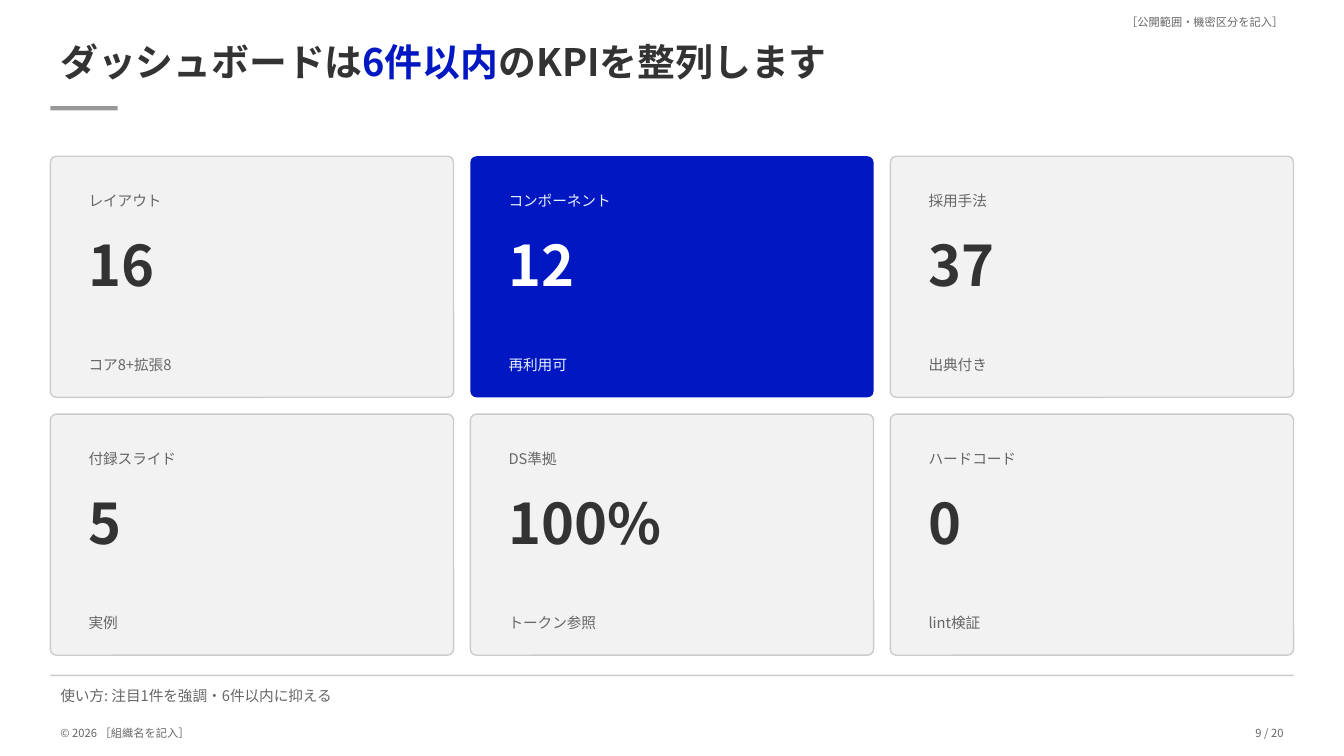
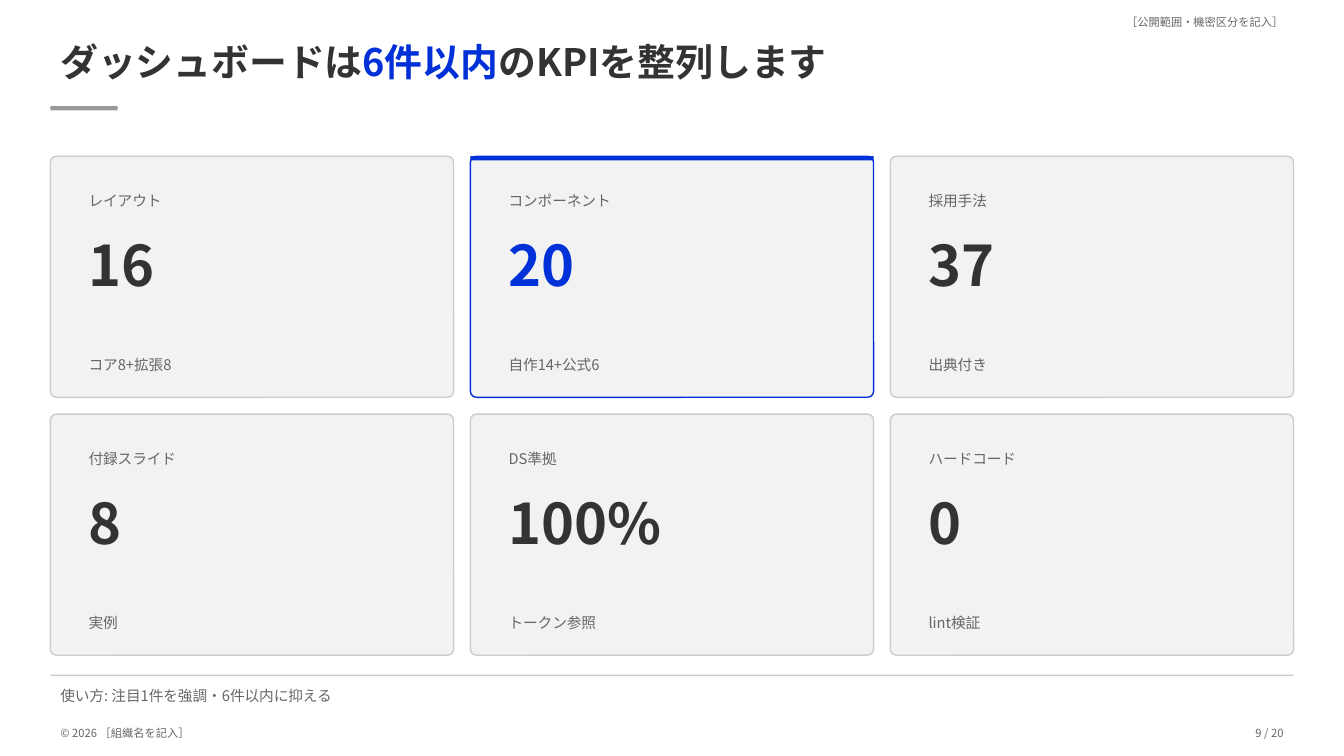
Before and after one commit to superluminal-jp/presentation-template-html, a slide deck: slide 9 of dist/sample-deck.pptx. Drawn at 1344x756 pixels with LibreOffice and Linux fonts; fonts in the diff are those of the drawing. Boxes give left, top, right and bottom in pixels: in the first picture for what was removed or moved away, otherwise in the second. Text is boxed around its words. In the diff, an @@ line names an element or a change of style, - is before the commit and + after.

```diff
--- a/dist/sample-deck.pptx
+++ b/dist/sample-deck.pptx
@@ text "ダッシュボードは6件以内のKPIを整列します" at (60,43,826,80): text colour #0017C1 to #0031D8 in "ダッシュボードは6件以内のKPIを整列します" @@
@@ rounded rectangle at (471,156,874,397): fill #0017C1 to #F2F2F2; outline none to #0031D8 1 pt @@
@@ rectangle added at (471,156,874,160), fill #0031D8 @@
@@ text "コンポーネント" at (509,193,611,207): text colour #E8F1FE to #666666 @@
@@ text at (509,243,575,287): text changed; text colour #FFFFFF to #0031D8 @@
-12
+20
@@ text at (509,358,600,371): text changed; text colour #E8F1FE to #666666 @@
-再利用可
+自作14+公式6
@@ text at (89,502,122,545): text changed @@
-5
+8
```
Also in this commit, not shown: 18 other slides changed, 5 other files.
